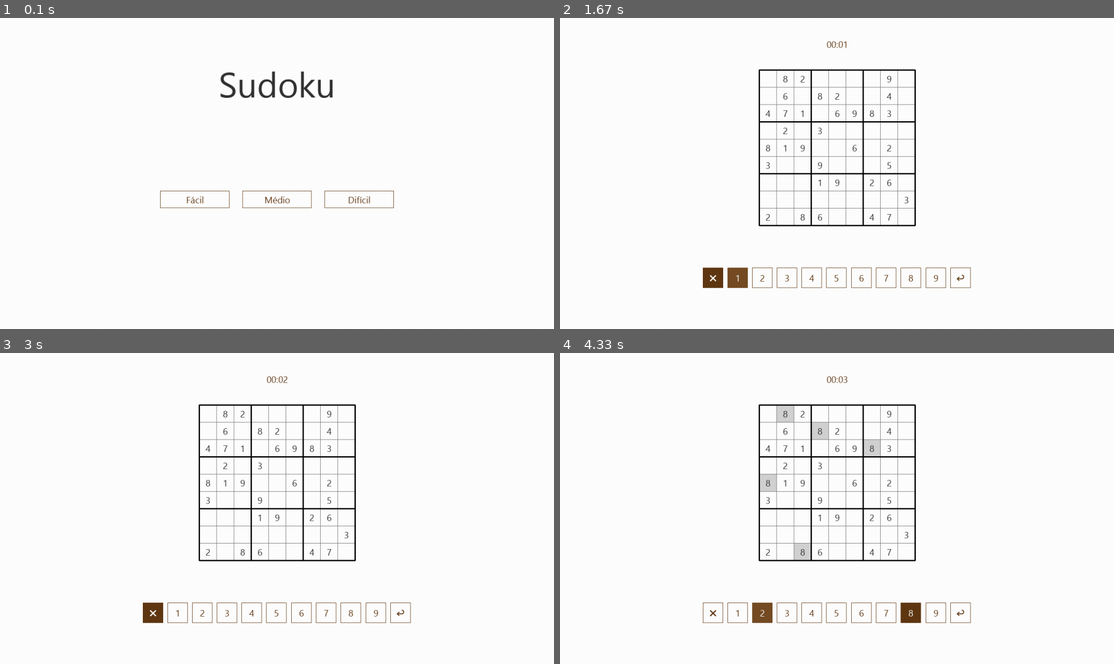
Above: before the commit, frames 1-4 (two rows, left to right).
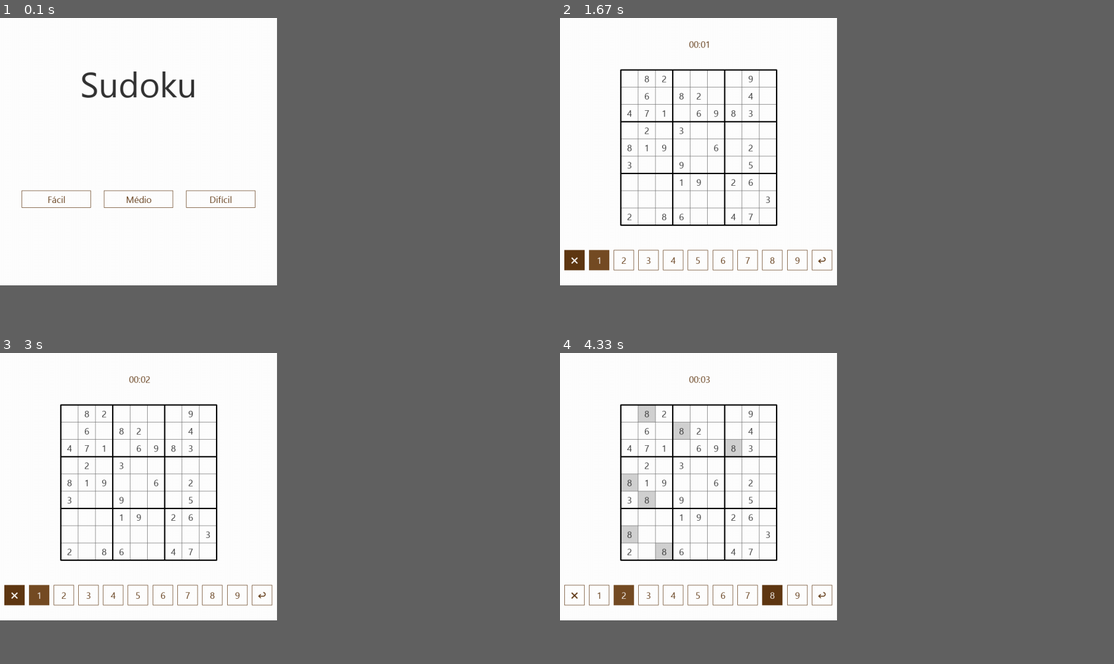
Above: after the commit, the same moments.

Repository: Cataratas/Pygames
Game: pygame game, started from Sudoku.pyw
Same seed, same stepped clock (60 frames per second), same inputs: the game is played once before the commit and once after it.
Inputs (mouse positions are in pixels of both pictures, inside the frame that each line leads up to):
- Up to frame 1 (0.1 s): no input
- Up to frame 2 (1.67 s): click "Fácil" at 0.42 s; click "✖" at 0.77 s; click "1" at 1.6 s
- Up to frame 3 (3 s): press the mouse at (138, 595) at 1.87 s; move the mouse to (166, 533) at 1.97 s; release the mouse at (193, 471) at 2.1 s; click "✖" at 2.27 s; click "↩" at 2.6 s; press the mouse at (38, 595) at 2.87 s; move the mouse to (99, 545) at 2.97 s
- Up to frame 4 (4.33 s): release the mouse at (726, 496) at 3.1 s; click "8" at 3.27 s; click (632, 530) at 3.6 s; click (654, 492) at 3.93 s; click "2" at 4.27 s
In our replay, the window is 900x506 before the commit and 450x435 after it. These sizes can differ from the game's own. Grey fills any space a smaller window leaves; there, only what the larger window draws over its background counts as a difference.

The runs differ from the first frame. In frame 1, 1.9% of the frame differs, in the area x 3-72%, y 17-62%; in frame 2, 6.7%; in frame 3, 6.5%; in frame 4, 8.4%, in the area x 0-75%, y 7-87%.

Commit message:
Reduced resolution

Diff:
--- a/Sudoku.pyw
+++ b/Sudoku.pyw
@@ -7,7 +7,7 @@
 pygame.display.init(), pygame.font.init()
 
 clock = pygame.time.Clock()
-screen = pygame.display.set_mode((1280, 720))
+screen = pygame.display.set_mode((640, 620))
 
 
 def resource_path(relative_path):
@@ -194,12 +194,12 @@
     def ShowSudoku(grid):
         for row in range(9):
             for col in range(9):
-                rect = pygame.Rect(((width * 11.5) + row * width, (width * 3) + col * width, width + 1, width + 1))
+                rect = pygame.Rect(((width * 3.5) + row * width, (width * 3) + col * width, width + 1, width + 1))
                 pygame.draw.rect(screen, (112, 112, 112), rect, 1)
-                if grid[row][col] != 0: centerprint(grid[row][col], (width * 11.5) + row * width, (width * 3) + col * width, width, width)
+                if grid[row][col] != 0: centerprint(grid[row][col], (width * 3.5) + row * width, (width * 3) + col * width, width, width)
         for i in range(4):
-            pygame.draw.line(screen, black, ((width * 11.5), (width * 3) + 120 * i), ((width * 20.5), (width * 3) + 120 * i), 3)
-            pygame.draw.line(screen, black, ((width * 11.5) + 120 * i, (width * 3)), ((width * 11.5) + 120 * i, width * 12), 3)
+            pygame.draw.line(screen, black, ((width * 3.5), (width * 3) + 120 * i), ((width * 12.5), (width * 3) + 120 * i), 3)
+            pygame.draw.line(screen, black, ((width * 3.5) + 120 * i, (width * 3)), ((width * 3.5) + 120 * i, width * 12), 3)
 
     Grid = []
     for i in range(9): Grid.append([0, 0, 0, 0, 0, 0, 0, 0, 0])
@@ -222,14 +222,15 @@
         for c in range(0, 9):
             m_grid[r].append(Grid[r][c])
 
-    Delete, Reverse = ButtonBox("✖", 330, 578, 47, 47), ButtonBox("↩", 902, 578, 47, 47)
-    One, Two, Three = ButtonBox(1, 387, 578, 47, 47), ButtonBox(2, 444, 578, 47, 47), ButtonBox(3, 501, 578, 47, 47)
-    Four, Five, Six = ButtonBox(4, 558, 578, 47, 47), ButtonBox(5, 615, 578, 47, 47), ButtonBox(6, 673, 578, 47, 47)
-    Seven, Eight, Nine = ButtonBox(7, 730, 578, 47, 47), ButtonBox(8, 787, 578, 47, 47), ButtonBox(9, 845, 578, 47, 47)
+    Delete, Reverse = ButtonBox("✖", 10, 538, 47, 47), ButtonBox("↩", 582, 538, 47, 47)
+    One, Two, Three = ButtonBox(1, 67, 538, 47, 47), ButtonBox(2, 124, 538, 47, 47), ButtonBox(3, 181, 538, 47, 47)
+    Four, Five, Six = ButtonBox(4, 238, 538, 47, 47), ButtonBox(5, 295, 538, 47, 47), ButtonBox(6, 353, 538, 47, 47)
+    Seven, Eight, Nine = ButtonBox(7, 410, 538, 47, 47), ButtonBox(8, 467, 538, 47, 47), ButtonBox(9, 525, 538, 47, 47)
+    Buttons = [One, Two, Three, Four, Five, Six, Seven, Eight, Nine]
 
     while True:
         mouse = pygame.mouse.get_pos()
-        mx, my = (mouse[0] - 20) // width - 11, mouse[1] // width - 3
+        mx, my = (mouse[0] - 20) // width - 3, mouse[1] // width - 3
 
         win = True
         for i in range(9):
@@ -241,16 +242,11 @@
         for event in events:
             if event.type == pygame.QUIT: Menu()
 
+            for i in range(len(Buttons)):
+                if Buttons[i].click(event): active = i + 1
+
             if Delete.click(event): active = "✖"
-            elif One.click(event): active = 1
-            elif Two.click(event): active = 2
-            elif Three.click(event): active = 3
-            elif Four.click(event): active = 4
-            elif Five.click(event): active = 5
-            elif Six.click(event): active = 6
-            elif Seven.click(event): active = 7
-            elif Eight.click(event): active = 8
-            elif Nine.click(event): active = 9
+
             elif Reverse.click(event):
                 try:
                     revert = actions[-1]
@@ -274,15 +270,15 @@
         for i in range(9):
             for j in range(9):
                 if active == "✖" and Grid[i][j] != m_grid[i][j]:
-                    pygame.draw.rect(screen, (253, 171, 159), [(width * 11.5) + i * width, (width * 3) + j * width, width, width])
+                    pygame.draw.rect(screen, (253, 171, 159), [(width * 3.5) + i * width, (width * 3) + j * width, width, width])
                 elif Grid[i][j] == active:
-                    pygame.draw.rect(screen, (210, 210, 210), [(width * 11.5) + i * width, (width * 3) + j * width, width, width])
+                    pygame.draw.rect(screen, (210, 210, 210), [(width * 3.5) + i * width, (width * 3) + j * width, width, width])
 
         if 0 <= mx <= 8 and 0 <= my <= 8 and Grid[mx][my] == 0 and active is not None and active != "✖":
-            centerprint(active, (width * 11.5) + mx * width, (width * 3) + my * width, width + 1, width + 1, (125, 125, 125))
+            centerprint(active, (width * 3.5) + mx * width, (width * 3) + my * width, width + 1, width + 1, (125, 125, 125))
         if active == "✖":
             if 0 <= mx <= 8 and 0 <= my <= 8 and m_grid[mx][my] == 0 and Grid[mx][my] != 0:
-                pygame.draw.rect(screen, (253, 112, 104), [(width * 11.5) + mx * width, (width * 3) + my * width, width, width])
+                pygame.draw.rect(screen, (253, 112, 104), [(width * 3.5) + mx * width, (width * 3) + my * width, width, width])
 
         ShowSudoku(Grid)
 
@@ -291,7 +287,7 @@
             minutes += 1
             startTime = time.time()
             pygame.time.delay(50)
-        centerprint("{}:{}".format("{:02d}".format(minutes), "{:02d}".format(seconds)), 575, 40, 130, 40, (96, 56, 19))
+        centerprint("{}:{}".format("{:02d}".format(minutes), "{:02d}".format(seconds)), 257, 40, 130, 40, (96, 56, 19))
 
         Delete.show(mouse, active), Reverse.show(mouse, active)
         One.show(mouse, active), Two.show(mouse, active), Three.show(mouse, active)
@@ -302,9 +298,9 @@
 
 
 def Menu():
-    Easy = ButtonBox("Fácil", 370, 400, 160, 40)
-    Medium = ButtonBox("Médio", 560, 400, 160, 40)
-    Hard = ButtonBox("Difícil", 750, 400, 160, 40)
+    Easy = ButtonBox("Fácil", 50, 400, 160, 40)
+    Medium = ButtonBox("Médio", 240, 400, 160, 40)
+    Hard = ButtonBox("Difícil", 430, 400, 160, 40)
 
     while True:
         mouse = pygame.mouse.get_pos()
@@ -318,7 +314,7 @@
             if Hard.click(event): Sudoku(5)
 
         screen.fill(white)
-        centerprint("Sudoku", 340, 100, 600, 100, font=fontUI81)
+        centerprint("Sudoku", 20, 100, 600, 100, font=fontUI81)
 
         Easy.show(mouse), Medium.show(mouse), Hard.show(mouse)
 
